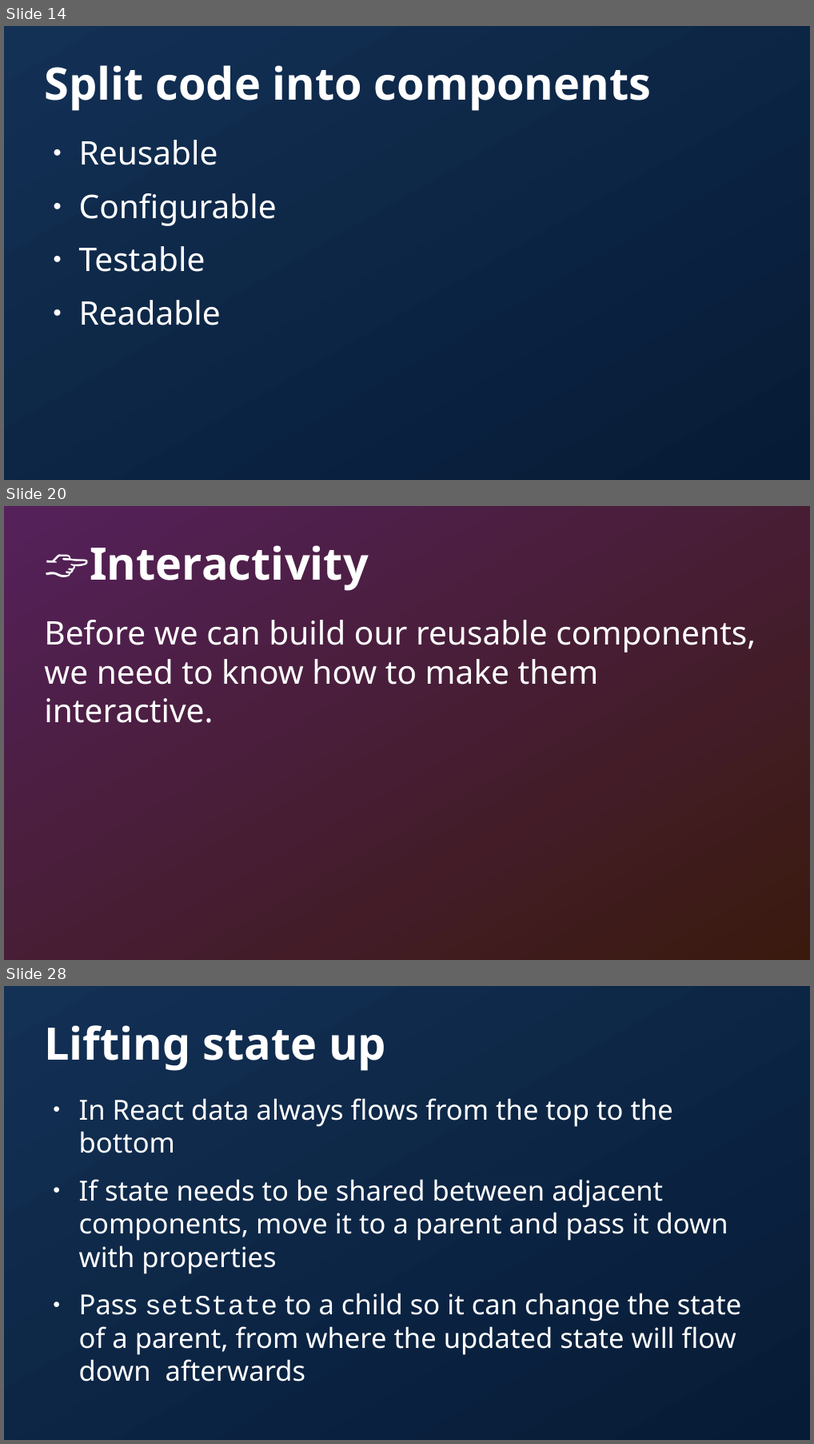
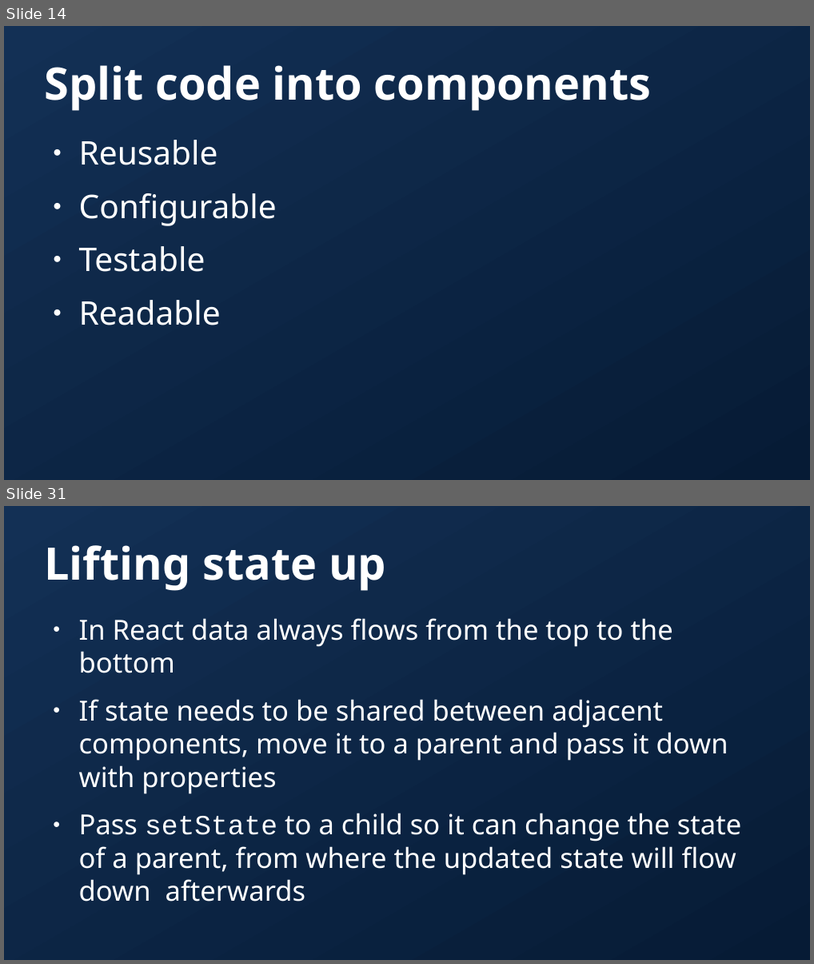
Before and after one commit to dytrws/dytrws, a slide deck: public/presentation.odp. Shown one above the other, each under a label of ours: slides 14, 20 and 28 before the commit, slides 14 and 31 after it; the slides between them are not shown. The pictures are 814x1444 and 814x964 pixels, drawn with LibreOffice and Linux fonts; fonts in the diff are those of the drawing; background and template pictures are left out. Boxes give left, top, right and bottom in pixels: in the first picture for what was removed or moved away, otherwise in the second. Text is boxed around its words. In the diff, an @@ line names an element or a change of style, - is before the commit and + after.

```diff
--- a/public/presentation.odp
+++ b/public/presentation.odp
@@ slide 20 removed at bbox=[4, 506, 810, 960], background gradient #55215B to #3A1A0F @@
@@ title removed at bbox=[90, 545, 369, 591] @@
-👉Interactivity
@@ text removed at bbox=[44, 620, 756, 723] @@
-Before we can build our reusable components, we need to know how to make them interactive.
@@ what was slide 28 is now slide 31 @@
```
Also in this commit, not shown: 19 slides changed, 16 slides added, 8 other slides removed, 49 other files.
